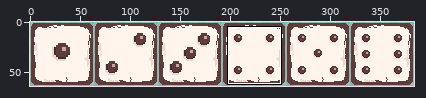
Pixel-art file -- assets/dice_faces_wood.aseprite. Above, an overview of the earlier version with the close-up marked.
Close-up. Before:
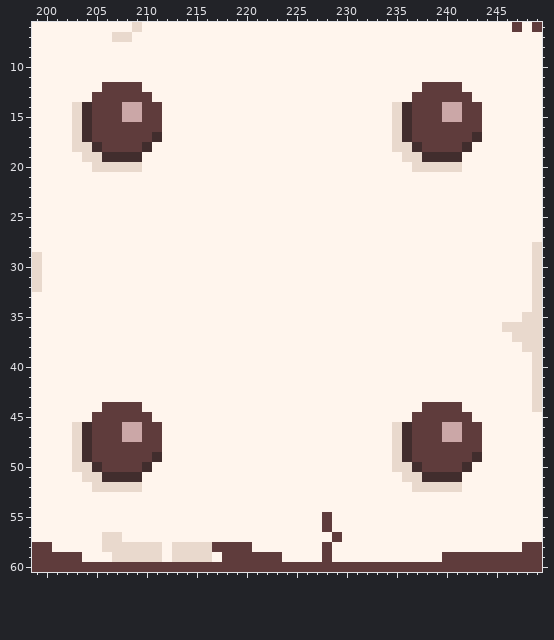
384x64 pixels, 1 frame. Shown: x 199..249, y 6..60. The commit also changed other parts of the picture, which this record leaves out.
New version:
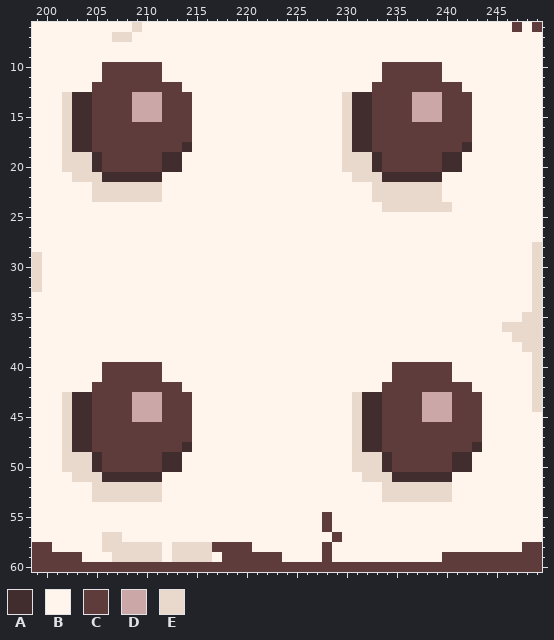
Palette (. is transparent): A #412d2d  B #fff5ed  C #5f3c3c  D #cba7a7  E #e9d9cd
Difference:
y 10..11: x 206..211 BBBBBB -> CCCCCC; x 234..239 BBBBBB -> CCCCCC
y 12: x 205 B -> C; x 210..213 BBBB -> CCCC; x 233..237 BBBBB -> CCCCC
y 13: x 202..204 BBB -> EAA; x 209..214 CCBBBB -> DDDCCC; x 230..239 BBBBBBBCCC -> EAACCCCDDD
y 14..15: x 202..203 BE -> EA; x 208 D -> C; x 210..214 CCBBB -> DDCCC; x 230..241 BBBBBEACCCDD -> EAACCCCDDDCC; x 243 C -> B
y 16: x 202..203 BE -> EA; x 212..214 BBB -> CCC; x 230..236 BBBBBEA -> EAACCCC; x 243 C -> B
y 17: x 202..203 BE -> EA; x 211..214 ABBB -> CCCC; x 230..236 BBBBBEA -> EAACCCC; x 243 A -> B
y 18: x 202..205 BEEA -> EAAC; x 210..214 ABBBB -> CCCCA; x 230..237 BBBBBEEA -> EAACCCCC
y 19: x 202..203 BB -> EE; x 205..213 EAAAABBBB -> ACCCCCCAA; x 230..239 BBBBBBEEAA -> EEEACCCCCC
y 20: x 202..213 BBBEEEEEBBBB -> EEEACCCCCCAA; x 230..241 BBBBBBBEEEEE -> EEEACCCCCCAA
y 21: x 203..211 BBBBBBBBB -> EEEAAAAAA; x 231..239 BBBBBBBBB -> EEEAAAAAA
y 22..23: x 205..211 BBBBBBB -> EEEEEEE; x 233..239 BBBBBBB -> EEEEEEE
y 24: x 234..240 BBBBBBB -> EEEEEEE
y 40..41: x 206..211 BBBBBB -> CCCCCC; x 235..240 BBBBBB -> CCCCCC
y 42: x 205..213 BBBBBBBBB -> CCCCCCCCC; x 234..242 BBBBBBBBB -> CCCCCCCCC
y 43: x 202..214 BBBBBBBBBBBBB -> EAACCCCDDDCCC; x 231..243 BBBBBBBBBBBBB -> EAACCCCDDDCCC
y 44: x 202..205 BBBB -> EAAC; x 209..214 CBBBBB -> DDDCCC; x 231..240 BBBBBBBCCC -> EAACCCCDDD; x 242..243 BB -> CC
y 45: x 202..204 BBB -> EAA; x 209..214 CCBBBB -> DDDCCC; x 231..236 BBBBBB -> EAACCC; x 238..240 CCC -> DDD; x 243 B -> C
y 46..47: x 202..203 BE -> EA; x 208..209 DD -> CC; x 212..214 BBB -> CCC; x 231..236 BBBBEA -> EAACCC; x 240..241 DD -> CC
y 48: x 202..203 BE -> EA; x 212..214 BBB -> CCA; x 231..236 BBBBEA -> EAACCC; x 243 C -> A
y 49: x 202 B -> E; x 204..205 AC -> EA; x 211..213 ABB -> CAA; x 231..236 BBBBEA -> EEEACC; x 241..243 CCA -> AAB
y 50: x 202 B -> E; x 210..213 ABBB -> CCAA; x 231..237 BBBBEEA -> EEEACCC; x 241 C -> A
y 51: x 203 B -> E; x 210..211 BB -> AA; x 232..237 BBBBEE -> EEEAAA; x 241 A -> B
y 52: x 210..211 BB -> EE; x 234..236 BBB -> EEE; x 241 E -> B
y 53: x 205..211 BBBBBBB -> EEEEEEE; x 234..240 BBBBBBB -> EEEEEEE
Boxes around the changes in both close-ups, in picture pixels (x1, y1, x2, y2):
changed: (62, 62, 192, 202)
changed: (342, 62, 482, 212)
changed: (62, 362, 192, 502)
changed: (352, 362, 482, 502)
